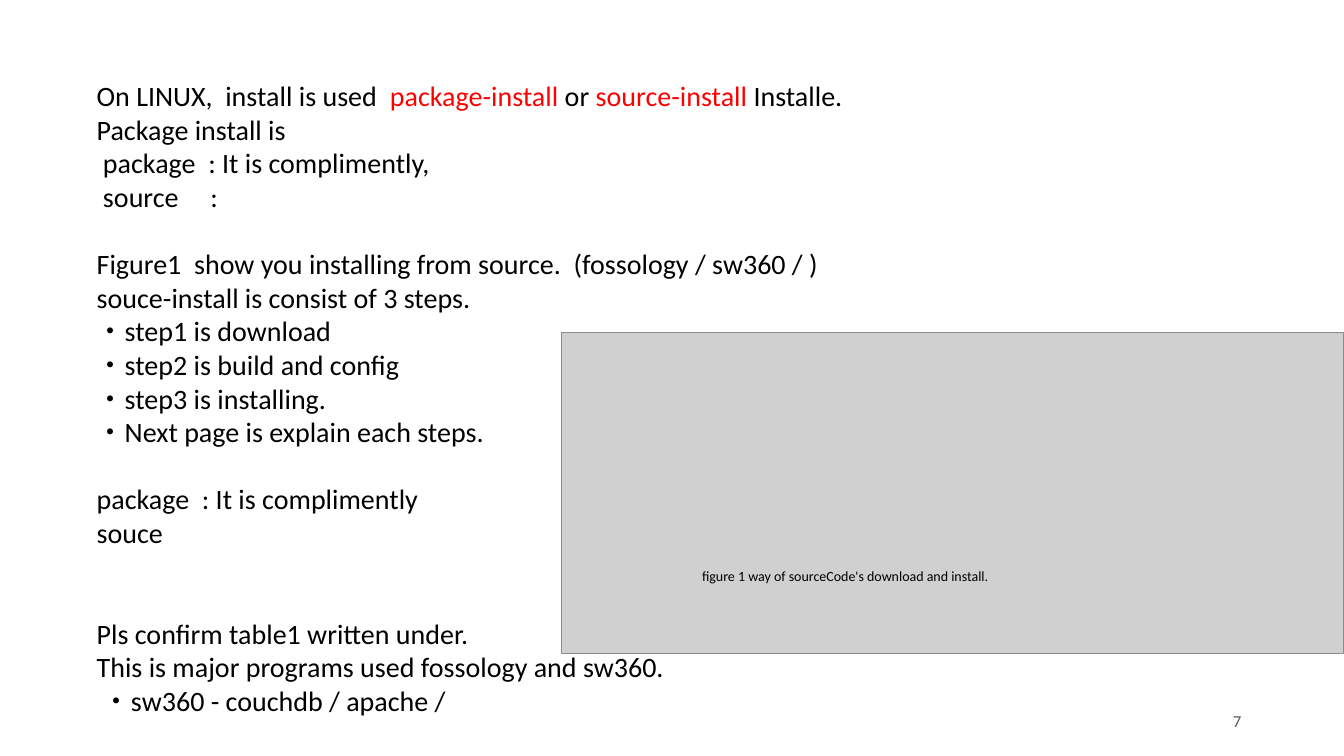
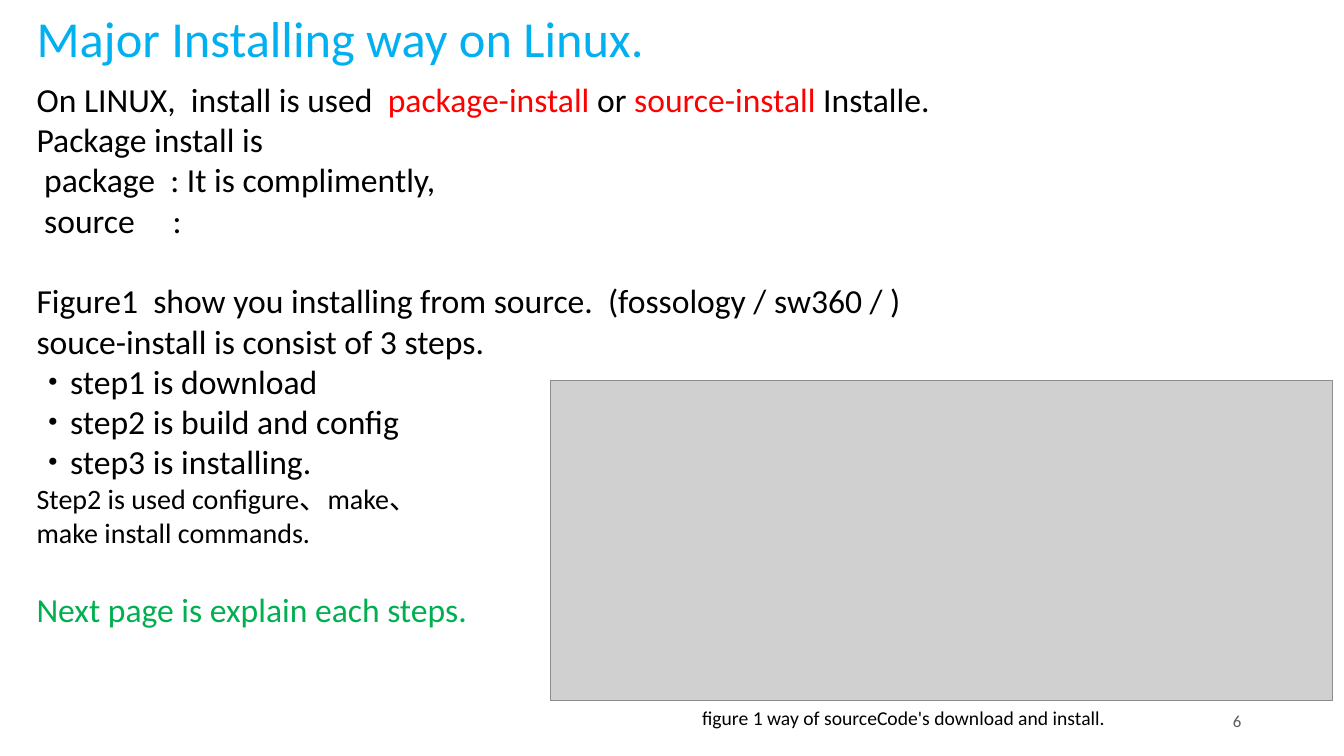
Before and after one commit to daito2223653/document, a slide deck: slide 6 of sub.pptx (slide 7 before the commit). Drawn at 1344x756 pixels with LibreOffice and Linux fonts; fonts in the diff are those of the drawing; grey boxes stand for pictures. Boxes give left, top, right and bottom in pixels: in the first picture for what was removed or moved away, otherwise in the second. Text is boxed around its words. In the diff, an @@ line names an element or a change of style, - is before the commit and + after.

```diff
--- a/sub.pptx
+++ b/sub.pptx
@@ text added at (37, 22, 643, 66), 36 pt, text #00B0F0 @@
+Major Installing way on Linux.
@@ text "On LINUX, install is used ...": place and size @@
-text "On LINUX, install is used ..." at (97, 86, 843, 716)
+text "On LINUX, install is used ..." at (37, 88, 929, 628)
@@ text at (37, 88, 929, 480): size 20 to 24 pt in "On LINUX, install is used package-install or ...", "Package install is", "package : It is complimently,", "source :" and 5 more places @@
@@ picture: place and size @@
-picture at (562, 333, 1344, 653)
+picture at (551, 380, 1333, 701)
@@ text at (37, 489, 466, 628): text changed @@
-・Next page is explain each steps.
-package : It is complimently
-souce
-Pls confirm table1 written under.
-This is major programs used fossology and sw360.
-・sw360 - couchdb / apache /
+Step2 is used configure、make、
+make install commands.
+Next page is explain each steps.
@@ text "figure 1 way of sourceCode's ...": place and size @@
-text "figure 1 way of sourceCode's ..." at (702, 571, 988, 584)
+text "figure 1 way of sourceCode's ..." at (702, 711, 1105, 729)
@@ text "figure 1 way of sourceCode's ..." at (702, 711, 1105, 729): size 10 to 14 pt @@
@@ page number at (1233, 715, 1241, 727): text changed @@
-7
+6
```
Also in this commit, not shown: 8 other slides changed, 2 slides added, 2 slides removed.
